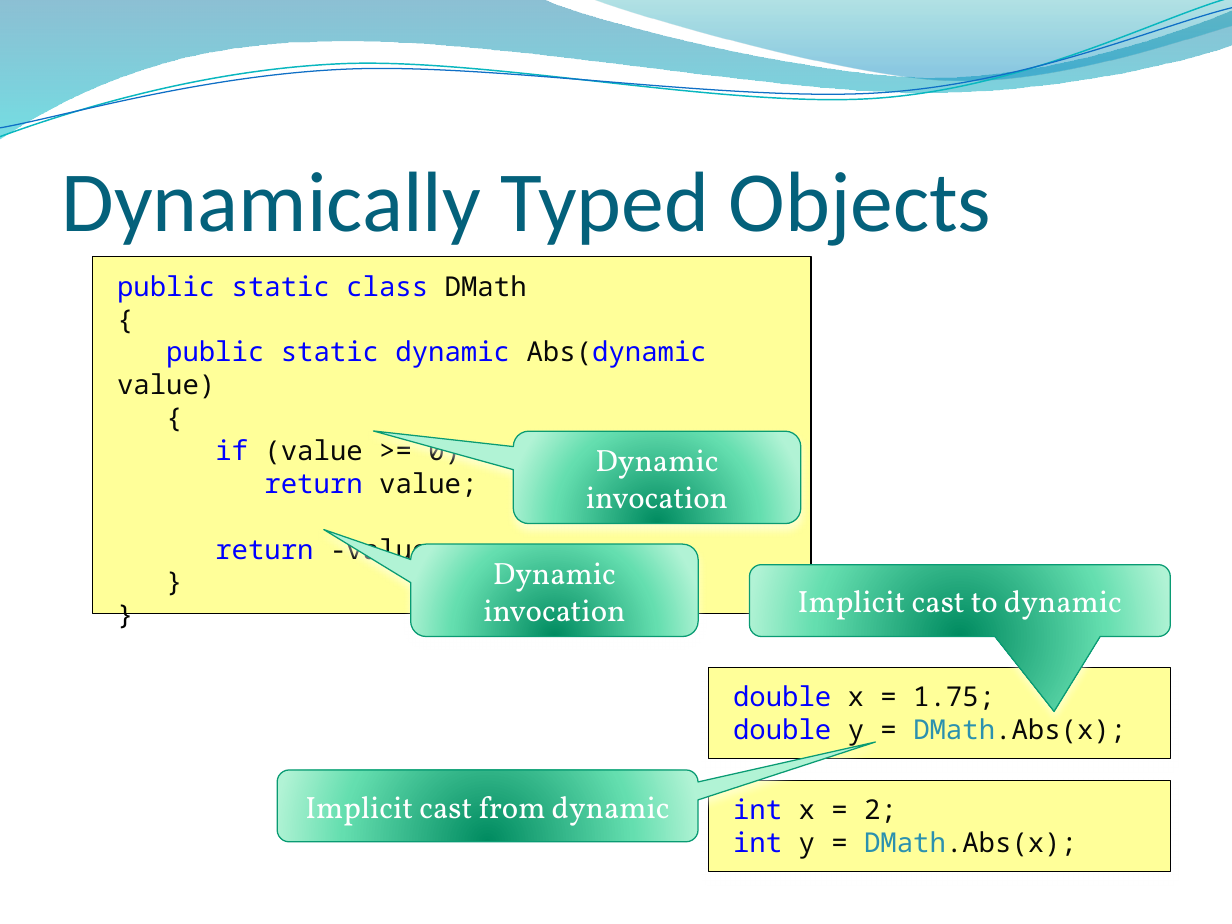
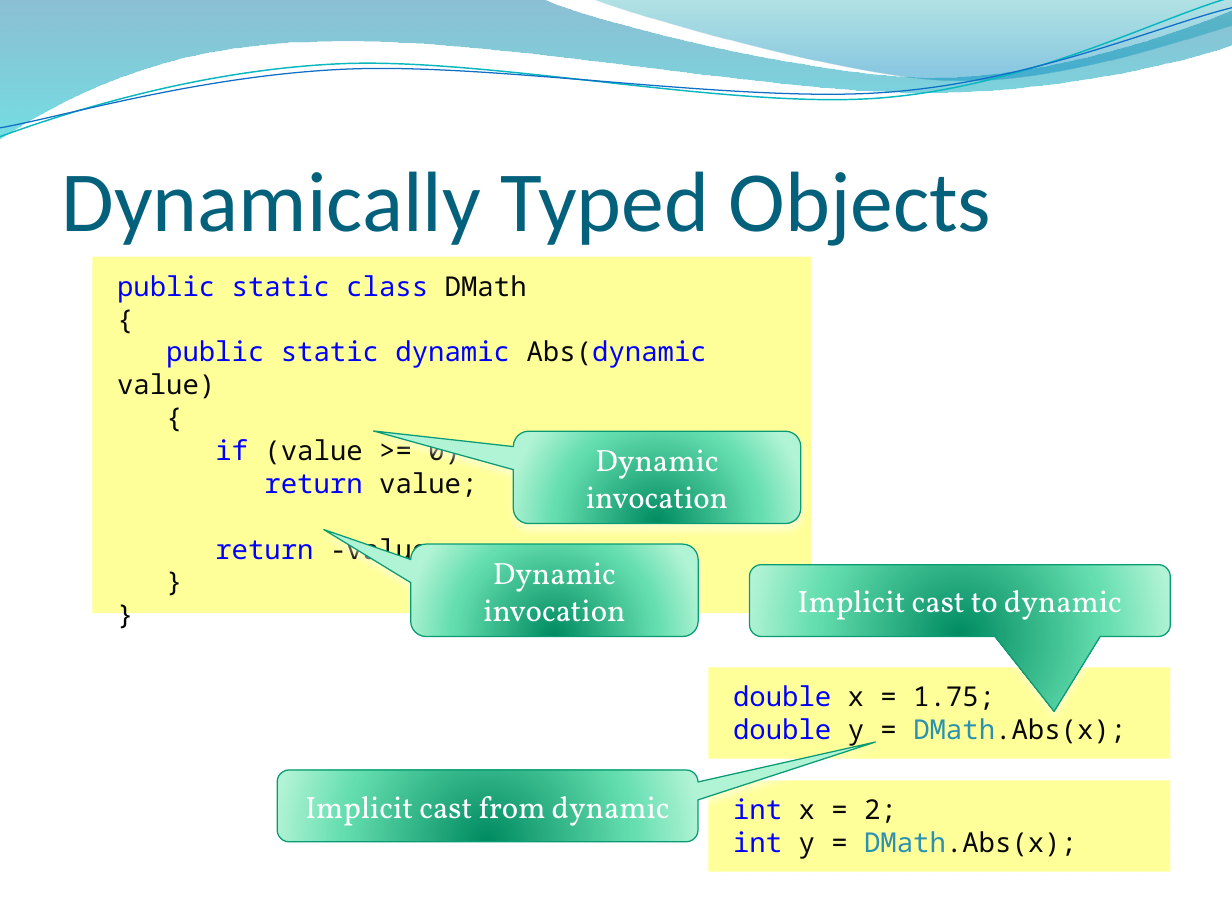
Before and after one commit to dahlbyk/Presentations, a slide deck: slide 12 of DLR/KDahlby.201006.KCDC.DLR.pptx. Drawn at 1232x924 pixels with LibreOffice and Linux fonts; fonts in the diff are those of the drawing; background and template pictures are left out. Boxes give left, top, right and bottom in pixels: in the first picture for what was removed or moved away, otherwise in the second. Text is boxed around its words. In the diff, an @@ line names an element or a change of style, - is before the commit and + after.

```diff
--- a/DLR/KDahlby.201006.KCDC.DLR.pptx
+++ b/DLR/KDahlby.201006.KCDC.DLR.pptx
@@ outline #000000 0.75 pt to none in 3 elements at (92, 256, 811, 612), (708, 668, 1170, 759), (708, 780, 1170, 871) @@
```
Also in this commit, not shown: 9 other slides changed.
